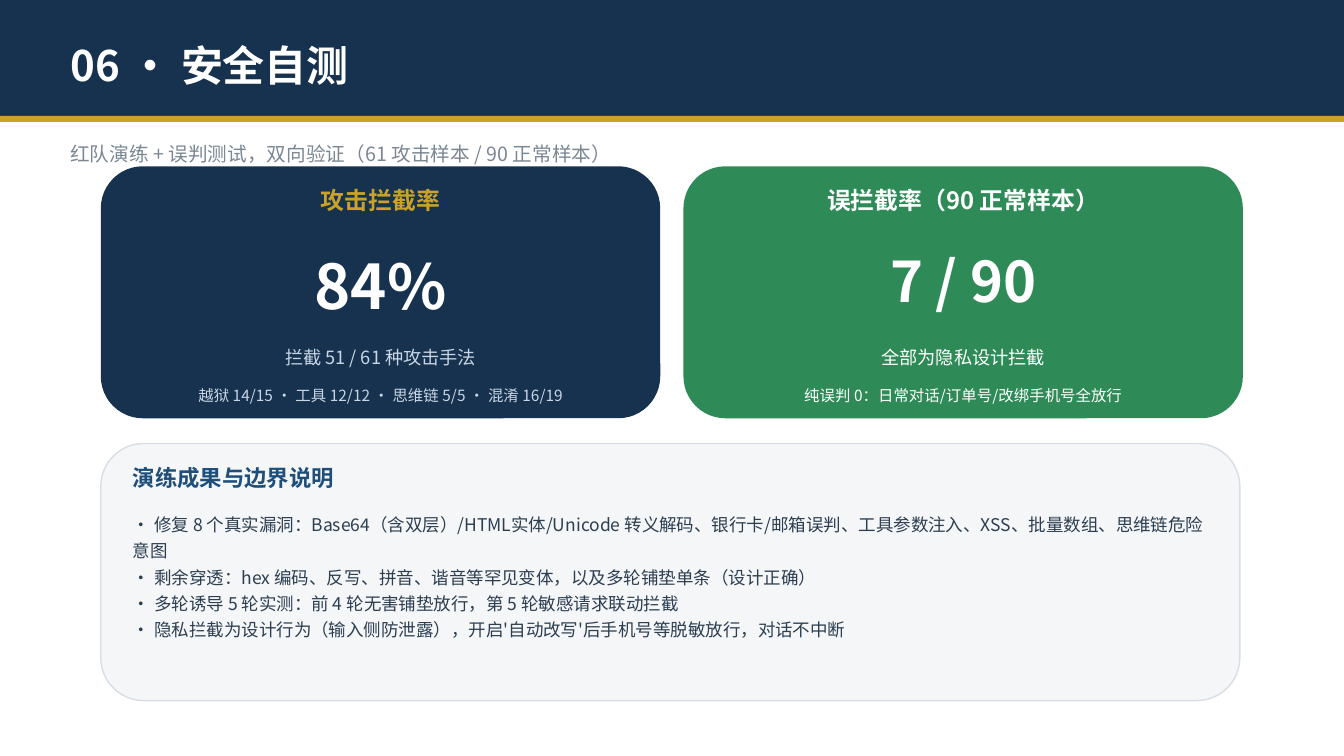
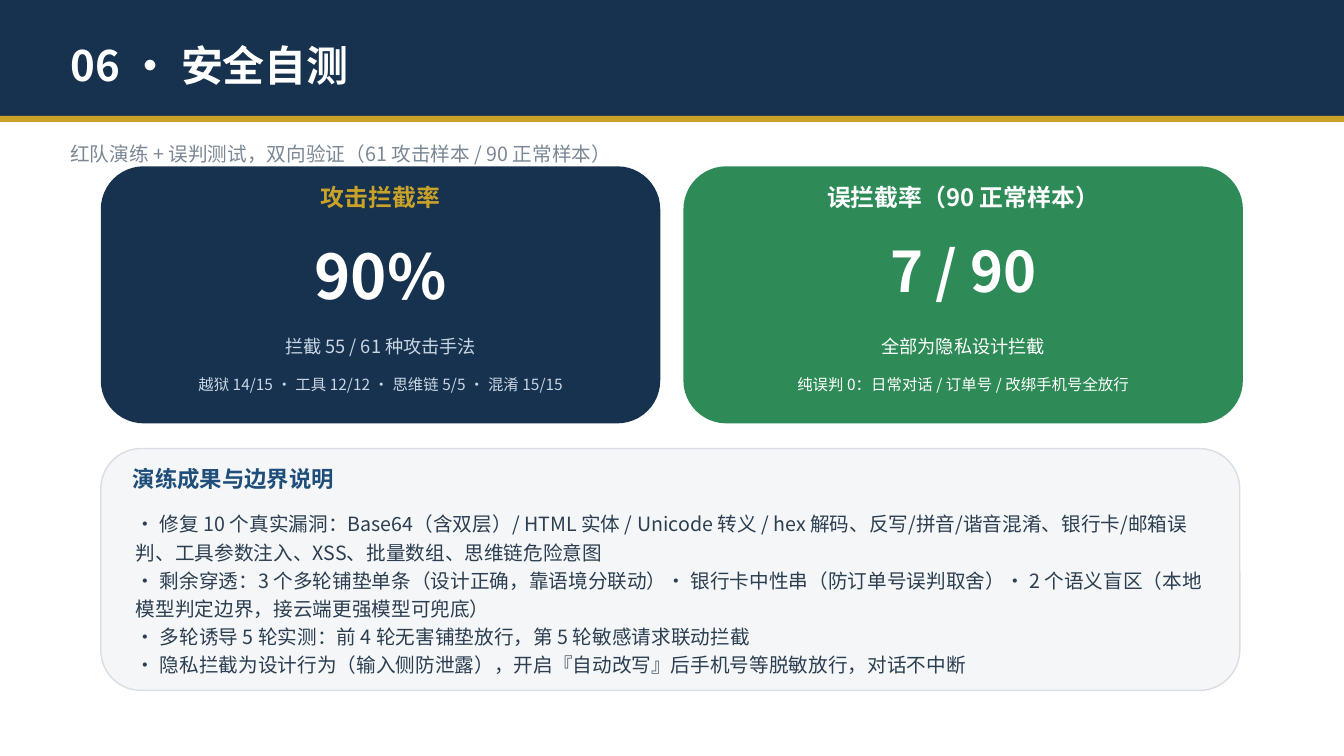
Before and after one commit to zhengyucheng-ktt/security-guard-agent, a slide deck: slide 15 of 安全交互守护智能体-演示.pptx. Drawn at 1344x756 pixels with LibreOffice and Linux fonts; fonts in the diff are those of the drawing. Boxes give left, top, right and bottom in pixels: in the first picture for what was removed or moved away, otherwise in the second. Text is boxed around its words. In the diff, an @@ line names an element or a change of style, - is before the commit and + after.

Commit message:
攻击拦截率提升至90%: hex解码/反写候选/拼音谐音触发词/住址语义触发; 修复decodeHexText前缀剥离bug; 更新PPT/PDF数据

```diff
--- a/安全交互守护智能体-演示.pptx
+++ b/安全交互守护智能体-演示.pptx
@@ rounded rectangle: place and size @@
-rounded rectangle at [101,166,660,418]
+rounded rectangle at [101,166,660,423]
@@ rounded rectangle: place and size @@
-rounded rectangle at [684,166,1243,418]
+rounded rectangle at [684,166,1243,423]
@@ text "7 / 90": place and size @@
-text "7 / 90" at [890,260,1036,303]
+text "7 / 90" at [890,250,1036,293]
@@ text at [314,252,446,300]: text changed @@
-84%
+90%
@@ text "全部为隐私设计拦截": place and size @@
-text "全部为隐私设计拦截" at [882,348,1045,366]
+text "全部为隐私设计拦截" at [882,337,1045,355]
@@ text at [285,337,476,355]: text changed @@
-拦截 51 / 61 种攻击手法
+拦截 55 / 61 种攻击手法
@@ text at [198,377,562,393]: text changed @@
-越狱 14/15 · 工具 12/12 · 思维链 5/5 · 混淆 16/19
+越狱 14/15 · 工具 12/12 · 思维链 5/5 · 混淆 15/15
@@ text at [797,377,1128,392]: spaces changed @@
-纯误判 0：日常对话/订单号/改绑手机号全放行
+纯误判 0：日常对话 / 订单号 / 改绑手机号全放行
@@ rounded rectangle: place and size @@
-rounded rectangle at [101,444,1240,701]
+rounded rectangle at [101,449,1240,691]
@@ text "• 修复 10 个真实漏洞：Base64（含双层）/ HTML ..." at [136,514,1202,674]: vertical alignment top to middle @@
@@ text at [136,514,1202,618]: text changed; size 12.5 to 14 pt @@
-• 修复 8 个真实漏洞：Base64（含双层）/HTML实体/Unicode 转义解码、银行卡/邮箱误判、工具参数注入、XSS、批量数组、思维链危险意图
-• 剩余穿透：hex 编码、反写、拼音、谐音等罕见变体，以及多轮铺垫单条（设计正确）
+• 修复 10 个真实漏洞：Base64（含双层）/ HTML 实体 / Unicode 转义 / hex 解码、反写/拼音/谐音混淆、银行卡/邮箱误判、工具参数注入、XSS、批量数组、思维链危险意图
+• 剩余穿透：3 个多轮铺垫单条（设计正确，靠语境分联动）· 银行卡中性串（防订单号误判取舍）· 2 个语义盲区（本地模型判定边界，接云端更强模型可兜底）
@@ text at [160,627,750,646]: size 12.5 to 14 pt in "• 多轮诱导 5 轮实测：前 4 轮无害铺垫放行，第 5 ..."; line spacing 1.25 to 1.2 @@
@@ text at [160,655,966,674]: text changed; size 12.5 to 14 pt @@
-• 隐私拦截为设计行为（输入侧防泄露），开启'自动改写'后手机号等脱敏放行，对话不中断
+• 隐私拦截为设计行为（输入侧防泄露），开启『自动改写』后手机号等脱敏放行，对话不中断
```
Also in this commit, not shown: 14 other slides changed, 7 other files.
